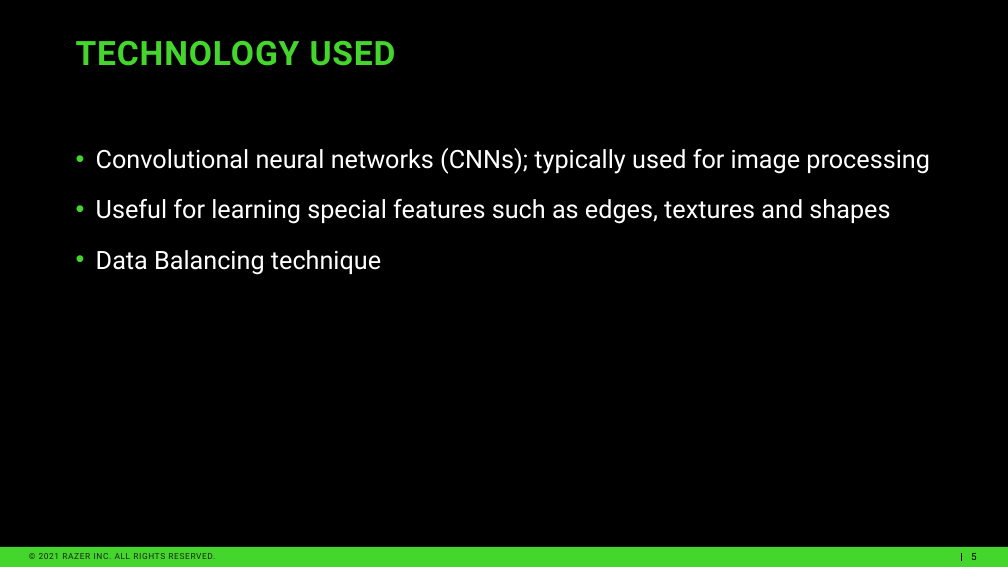
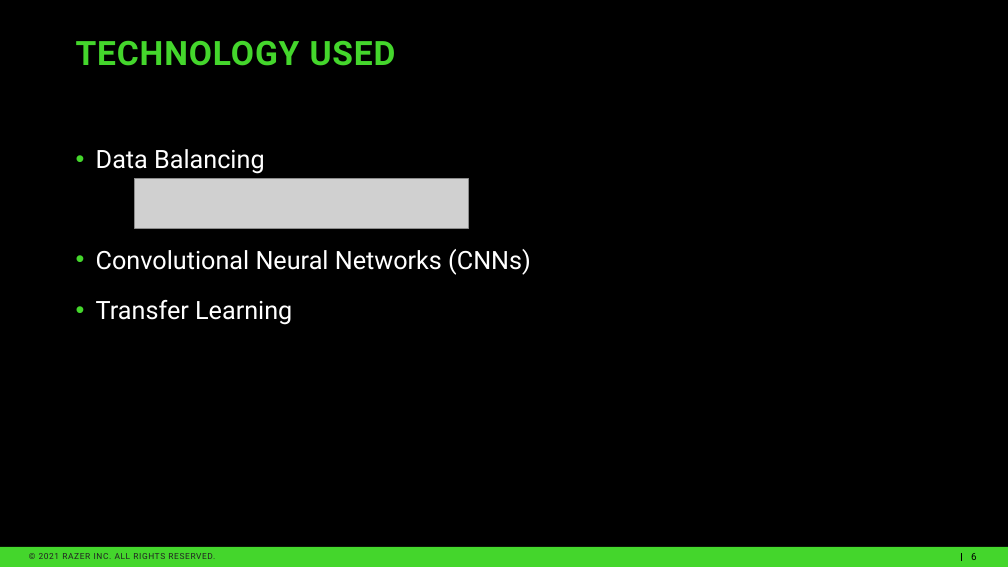
Before and after one commit to rommelsim/Capstone-Revised, a slide deck: slide 6 of Revised Capstone Presentation.pptx (slide 5 before the commit). Drawn at 1008x567 pixels with LibreOffice and Linux fonts; fonts in the diff are those of the drawing; grey boxes stand for pictures; background and template pictures are left out. Boxes give left, top, right and bottom in pixels: in the first picture for what was removed or moved away, otherwise in the second. Text is boxed around its words. In the diff, an @@ line names an element or a change of style, - is before the commit and + after.

Commit message:
updated pptx

```diff
--- a/Revised Capstone Presentation.pptx
+++ b/Revised Capstone Presentation.pptx
@@ text at (96,149,531,325): text changed @@
-• Convolutional neural networks (CNNs); typically used for image processing
-• Useful for learning special features such as edges, textures and shapes
-• Data Balancing technique
+• Data Balancing
+• Convolutional Neural Networks (CNNs)
+• Transfer Learning
@@ picture added at (135,178,468,228) @@
```
Also in this commit, not shown: 12 other slides changed, 4 slides added, 9 other files.
